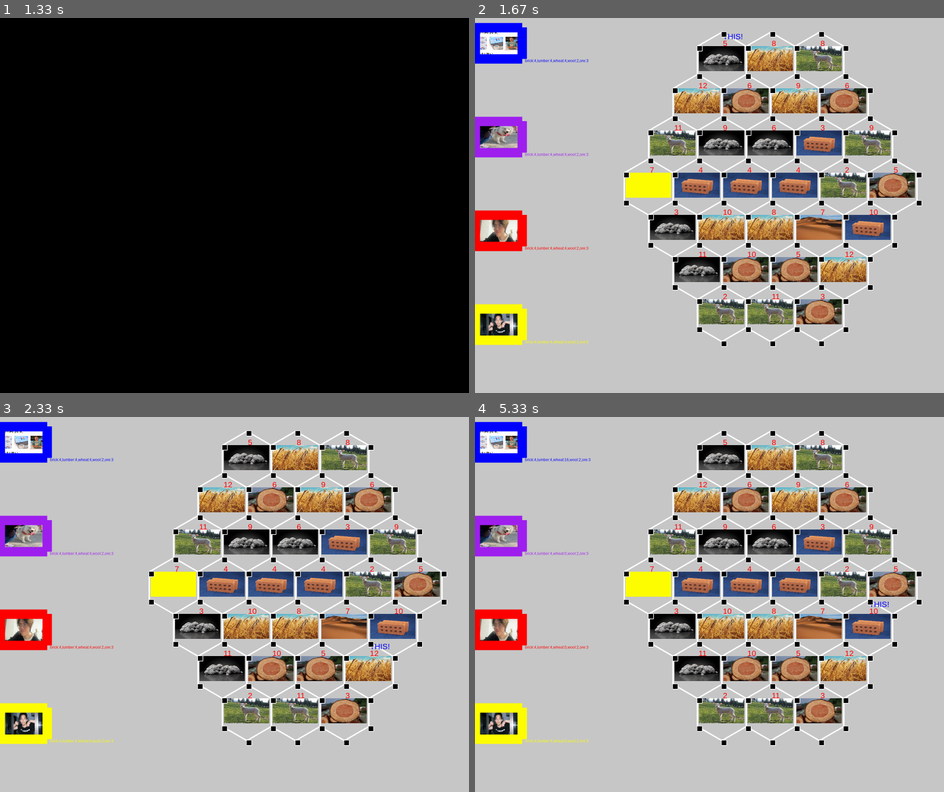
Above: before the commit, frames 1-4 (two rows, left to right).
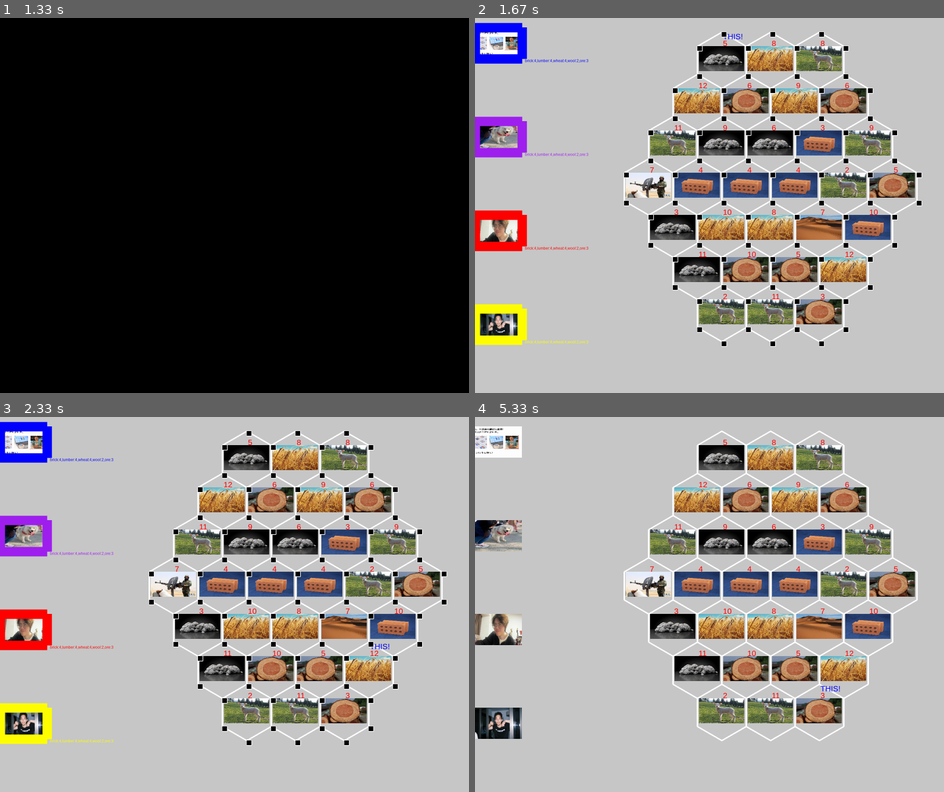
Above: after the commit, the same moments.

Repository: HAOzj/Practices-Python
Game: pygame game, started from pygame/catan/main.py
Two runs of this game, one before a commit and one after it. Both use one fixed random seed, a clock stepped at 60 frames per second and the inputs below.
Inputs:
- Up to frame 1 (1.33 s): hold Up 0.83-1.3 s
- Up to frame 2 (1.67 s): hold Right from 1.33 s (still down)
- Up to frame 3 (2.33 s): release Right at 1.8 s; tap K at 1.83 s
- Up to frame 4 (5.33 s): tap M at 2.33 s; hold Left 2.67-3.2 s; hold Down 3.23-3.58 s; tap D at 3.38 s; hold Left 3.62-4.22 s; tap P at 5.05 s

Frame 1 is identical in both runs. In frame 2, 0.6% of the frame differs, in the area x 32-42%, y 41-48%; in frame 3, 0.6%; in frame 4, 5.3%, in the area x 0-96%, y 1-88%.

Commit message:
knight develop card

Diff:
--- a/pygame/catan/main.py
+++ b/pygame/catan/main.py
@@ -47,8 +47,8 @@
 def init_develop_card():
     """初始化发展卡堆"""
     ans = [[DevelopCard.KNIGHT]] * 20 \
-        + [[DevelopCard.ROAD] * 2, [DevelopCard.CARD] * 2, [DevelopCard.MONOPOLY]] * 4 \
-        + [[DevelopCard.POINT]] * 8
+          + [[DevelopCard.ROAD] * 2, [DevelopCard.CARD] * 2, [DevelopCard.MONOPOLY]] * 4 \
+          + [[DevelopCard.POINT]] * 8
     random.shuffle(ans)
     return ans
 
@@ -226,7 +226,7 @@
     sleep(0.5)
 
 
-def monopolize(player: Player, players: list, tile: Hexagon):
+def monopolize(player: Player, players: deque, tile: Hexagon):
     res = tile.res
     if res in RESOURCES[:-1]:
         for tmp in [tmp for tmp in players if tmp != player]:
@@ -369,12 +369,16 @@
                 draw_develop_card(player, develop_card_stack)
             elif keys[pygame.K_p]:  # 抽两张卡
                 player.pick_resource(tiles[i])
+                sleep(0.5)
             elif keys[pygame.K_m]:  # 使用垄断卡
                 monopolize(player, players, tiles[i])
+                sleep(0.5)
             elif keys[pygame.K_F4]:
                 player.barter(tiles[i].res)
                 sleep(0.5)
-
+            elif keys[pygame.K_k]:  # 召唤骑士
+                if player.call_knight():
+                    no = 7
 
             for jugador in players:
                 jugador.show_card()
--- a/pygame/catan/player.py
+++ b/pygame/catan/player.py
@@ -116,6 +116,12 @@
             return True
         elif DevelopCard.ROAD in self.develop_card:
             self.develop_card.remove(DevelopCard.ROAD)
+            return True
+        return False
+
+    def call_knight(self):
+        if DevelopCard.KNIGHT in self.develop_card:
+            self.develop_card.remove(DevelopCard.KNIGHT)
             return True
         return False
 
--- a/pygame/catan/tile.py
+++ b/pygame/catan/tile.py
@@ -37,6 +37,7 @@
     WIDTH, HEIGHT = RADIUS * 2 * G3 - 2 * Edge.WIDTH, 2 * RADIUS - 2 * Edge.WIDTH
     ANGLES = [i * math.pi / 3 + math.pi / 6 for i in range(6)]
     INIT_COLOR = INIT_COLOR
+    BANDIT_IMAGE = pygame.image.load("../images/catan/bandit.jpeg")
 
     def __init__(self, no, resource_type, center_x, center_y, screen):
         super().__init__()
@@ -55,7 +56,7 @@
         self.is_occupied = False
 
     def host_bandit(self):
-        self.image.fill((255, 255, 0))
+        self.image = pygame.transform.scale(self.BANDIT_IMAGE, (self.WIDTH, self.HEIGHT))
         self.is_occupied = True
 
     def remove_bandit(self):
Binary file added: pygame/images/catan/bandit.jpeg
